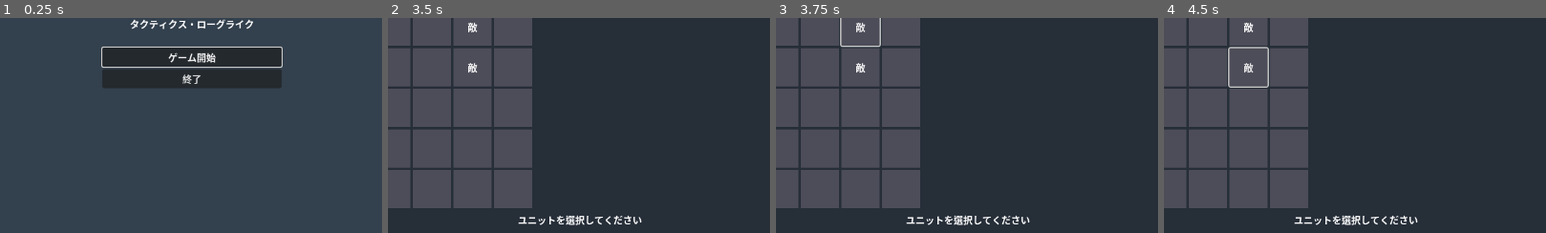
Above: before the commit, frames 1-4 (left to right).
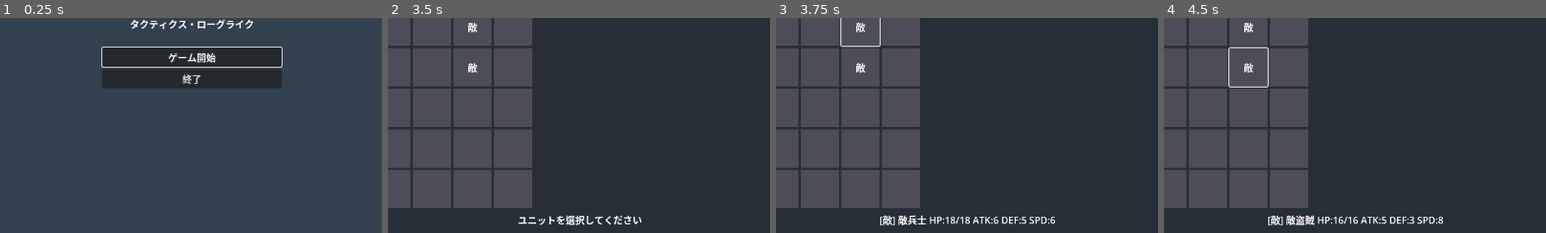
Above: after the commit, the same moments.

Repository: Akasaki-Kouji/Tactics-Roguelike-godot
Game: Godot game, scene res://scenes/home.tscn
Same seed, same stepped clock (60 frames per second), same inputs: the game is played once before the commit and once after it.
Inputs:
- Up to frame 1 (0.25 s): no input
- Up to frame 2 (3.5 s): click "ゲーム開始" at 0.5 s; click "<" at 1.25 s; click ">" at 2 s; click "この設定で始める" at 2.75 s
- Up to frame 3 (3.75 s): click "敵" at 3.5 s
- Up to frame 4 (4.5 s): click "敵" at 4.25 s
The pictures show only the part of the screen within x 25-75%, y 36-86%; the shares and areas given below are measured in that part.

Frames 1-2 are identical in both runs. In frame 3, 1.2% of the frame differs, in the area x 27-73%, y 91-97%; in frame 4, 1.3%.

Commit message:
Add unit information display on mouse hover
- Show unit stats when hovering over any unit (ally or enemy)
- Display unit type, name, HP, ATK, DEF, SPD on hover
- Auto-clear info when mouse leaves tile
- Restore selected unit info after hover
- Combat preview still shown when hovering over attackable enemies

🤖 Generated with [Claude Code](https://claude.com/claude-code)

Co-Authored-By: Claude <noreply@anthropic.com>

Diff:
--- a/project/scripts/battle.gd
+++ b/project/scripts/battle.gd
@@ -152,6 +152,8 @@
 		button.text = ""
 
 	button.pressed.connect(_on_tile_pressed.bind(Vector2i(x, y)))
+	button.mouse_entered.connect(_on_tile_hover.bind(Vector2i(x, y)))
+	button.mouse_exited.connect(_on_tile_hover_exit)
 	return button
 
 func _on_tile_pressed(pos: Vector2i):
@@ -200,11 +202,30 @@
 			update_display()
 
 func _on_tile_hover(pos: Vector2i):
-	# マウスオーバー時の処理（将来実装）
+	# マウスオーバー時の処理
+	var unit_index = grid[pos.y][pos.x]
+
+	# ユニットがいる場合、情報を表示
+	if unit_index != null:
+		var unit = game_manager.units[unit_index]
+		var unit_type = "味方" if unit.is_player else "敵"
+		$VBoxContainer/UnitInfo.text = "[%s] %s HP:%d/%d ATK:%d DEF:%d SPD:%d" % [
+			unit_type, unit.name, unit.hp, unit.max_hp, unit.atk, unit.def, unit.spd
+		]
+
+		# 選択中のユニットがいて、攻撃範囲内の敵の場合は戦闘予測も表示
+		if selected_unit != null and pos in attack_range_tiles and not unit.is_player:
+			show_combat_preview(selected_unit, unit_index)
+
+func _on_tile_hover_exit():
+	# マウスが離れたときの処理
+	# 選択中のユニットがあればその情報を表示、なければデフォルトメッセージ
 	if selected_unit != null:
-		var unit_index = grid[pos.y][pos.x]
-		if unit_index != null and pos in attack_range_tiles:
-			show_combat_preview(selected_unit, unit_index)
+		update_unit_info()
+	else:
+		$VBoxContainer/UnitInfo.text = "ユニットを選択してください"
+	# 戦闘予測をクリア
+	hide_combat_preview()
 
 func calculate_move_range(from_pos: Vector2i):
 	move_range_tiles.clear()
